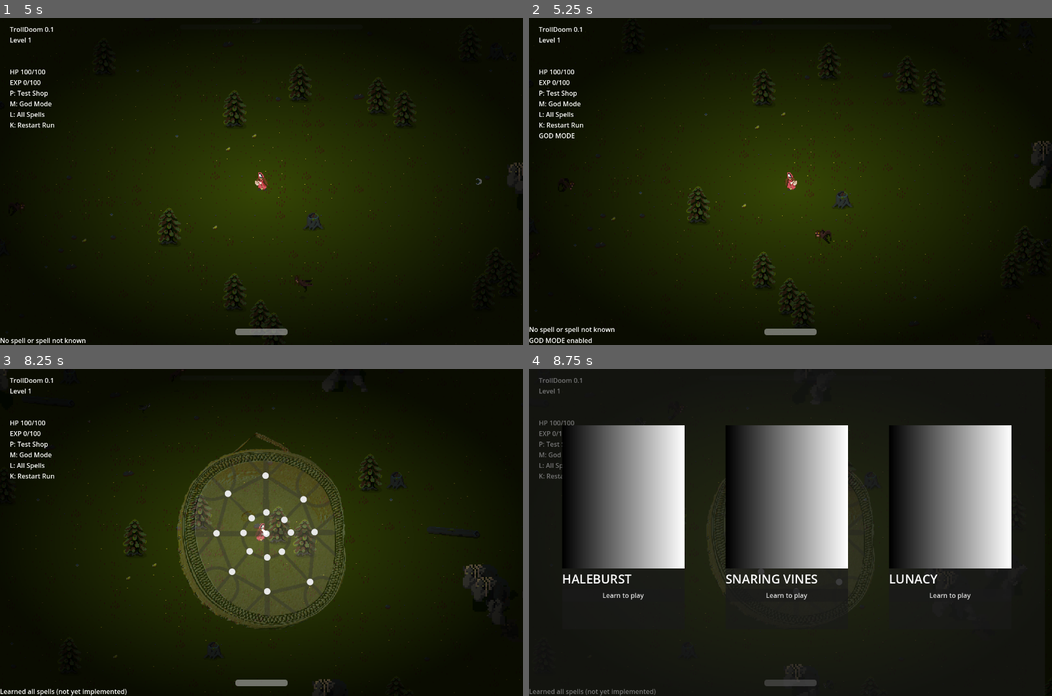
Above: before the commit, frames 1-4 (two rows, left to right).
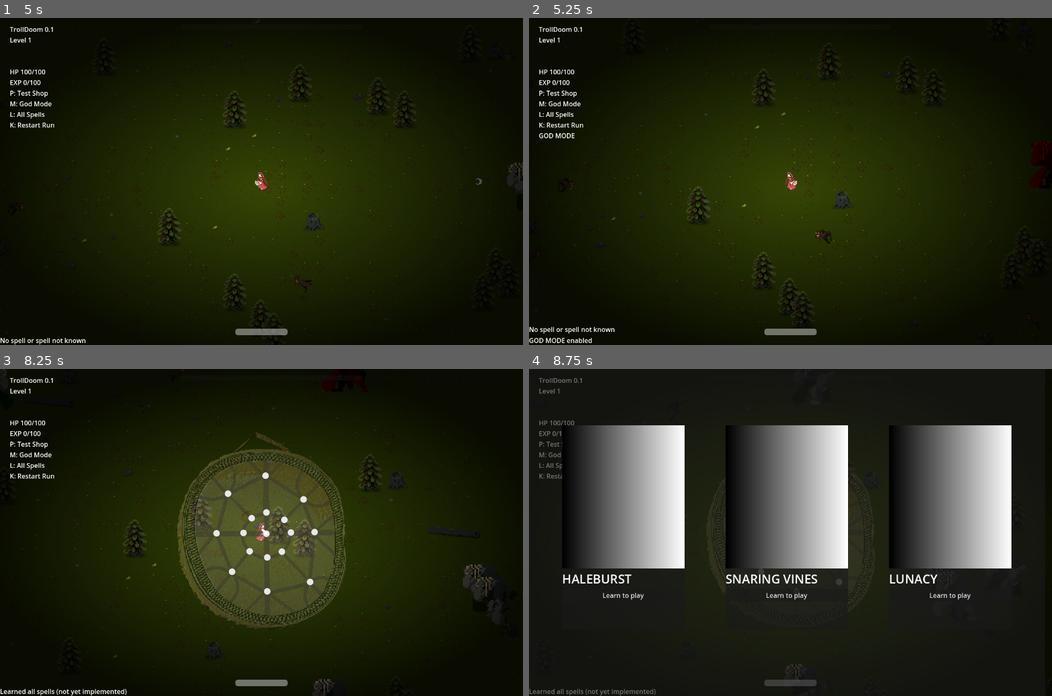
Above: after the commit, the same moments.

Repository: milestone-dev/ld55
Game: Godot game, scene res://scenes/main.tscn
Two runs of this game, one before a commit and one after it. Both use one fixed random seed, a clock stepped at 60 frames per second and the inputs below.
Inputs (mouse positions are in pixels of both pictures, inside the frame that each line leads up to):
- Up to frame 1 (5 s): tap Enter at 0.5 s; move the mouse to (235, 246) at 0.52 s; hold W (move_up) 0.53-1.25 s; tap L (dev_allspells) at 0.6 s; click (235, 246) at 0.67 s; tap P (dev_shop) at 0.77 s; click "Learn to play" at 1.25 s; click "Learn to play" at 2 s; tap K (dev_restart) at 2.75, 3.5 s; drag from (418, 230) to (261, 181) at 2.77 s; move the mouse to (104, 132) at 3.52 s; hold A (move_left) 3.53-4.25 s; hold Space 3.53-4.25 s; drag from (287, 181) to (104, 132) at 4.27 s
- Up to frame 2 (5.25 s): move the mouse to (712, 99) at 5.02 s; hold S (move_down) from 5.03 s (still down); tap M (dev_godmode) at 5.1 s
- Up to frame 3 (8.25 s): tap P (dev_shop) at 5.27 s; release S (move_down) at 5.75 s; drag from (376, 516) to (261, 532) at 5.77 s; tap K (dev_restart) at 6.5 s; move the mouse to (156, 548) at 6.52 s; hold W (move_up) 6.53-7.25 s; tap L (dev_allspells) at 6.6 s; click (156, 548) at 6.67 s; drag from (313, 460) to (261, 532) at 7.27 s; move the mouse to (235, 597) at 8.02 s; hold D (move_right) from 8.03 s (still down); hold Space from 8.03 s (still down)
- Up to frame 4 (8.75 s): keep holding D (move_right); keep holding Space; tap P (dev_shop) at 8.27 s

Frame 1 is identical in both runs. In frame 2, 0.2% of the frame differs, in the area x 95-100%, y 37-52%; in frame 3, less than 0.1%; in frame 4, nothing differs.

Commit message:
Add player and mob flash effect

Diff:
--- a/scripts/mob.gd
+++ b/scripts/mob.gd
@@ -41,7 +41,13 @@
 	if hp <= 0:
 		die();
 		return type.experience;
+	call_deferred("flash_damage")
 	return 0;
+
+func flash_damage():
+	modulate = Color.RED
+	await get_tree().create_timer(0.15).timeout
+	modulate = type.color
 
 func die():
 	animation_tree.get("parameters/playback").travel("Die")
--- a/scripts/player.gd
+++ b/scripts/player.gd
@@ -152,7 +152,13 @@
 	# prints("take damage", damage);
 	if god_mode: return;
 	hp -= damage;
+	call_deferred("flash_damage")
 	if hp <= 0: die();
+
+func flash_damage():
+	modulate = Color.RED
+	await get_tree().create_timer(0.15).timeout
+	modulate = Color.WHITE
 
 func die():
 	hud.add_message("You died and lost everything.");
